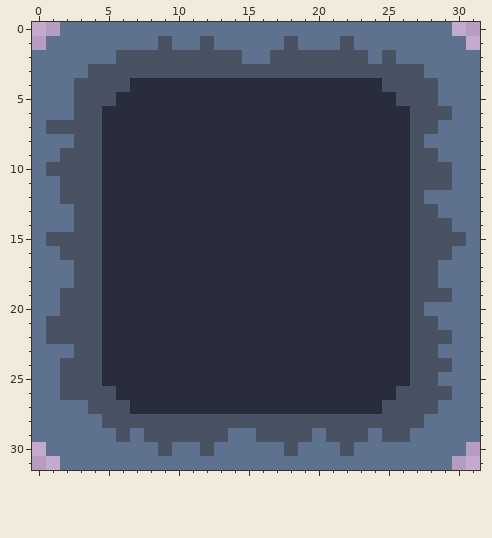
A pixel-art file gets an edit: Frosty/Assets/Objects/Block.ase. The picture above was drawn from the file before the commit.
32x32 pixels, 1 frame.
After:
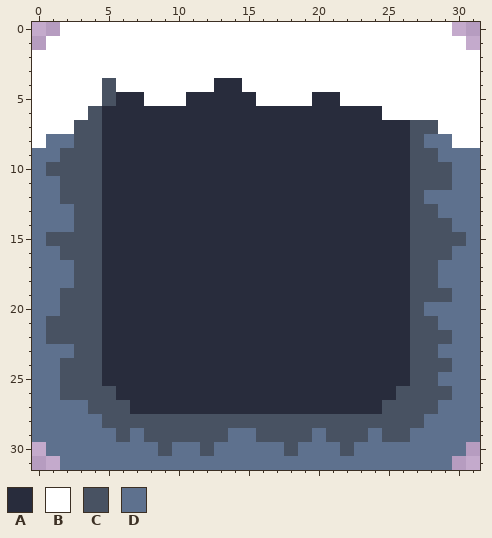
Palette (. is transparent): A #282c3c  B #ffffff  C #485262  D #5e718e
Diff:
Colour A becomes colour B in row 4 at x 7 to 12 and 15 to 24; in row 5 at x 8 to 10, 16 to 19 and 22 to 25; in row 6 at x 25 to 26.
Colour C becomes colour B in row 1 at x 9, 12, 18 and 22; in row 2 at x 6 to 14, 17 to 23 and 25; in row 3 at x 4 to 27; in row 4 at x 3 to 4, 6 and 25 to 28; in row 5 at x 3 to 4 and 26 to 28; in row 6 at x 3 and 27 to 29.
Colour C becomes colour B in row 7 at x 1 to 2.
Colour D becomes colour B in row 0 at x 2 to 29; in row 1 at x 1 to 8, 10 to 11, 13 to 17, 19 to 21 and 23 to 30; in row 2 at x 0 to 5, 15 to 16, 24 and 26 to 31; in row 3 at x 0 to 3 and 28 to 31; in rows 4 to 5 at x 0 to 2 and 29 to 31; in row 6 at x 0 to 2 and 30 to 31.
Colour D becomes colour B in row 7 at x 0 and 29 to 31; in row 8 at x 0 and 30 to 31.
Boxes around the changes in both pictures, in picture pixels (x1, y1, x2, y2):
changed: (32, 22, 480, 148)
